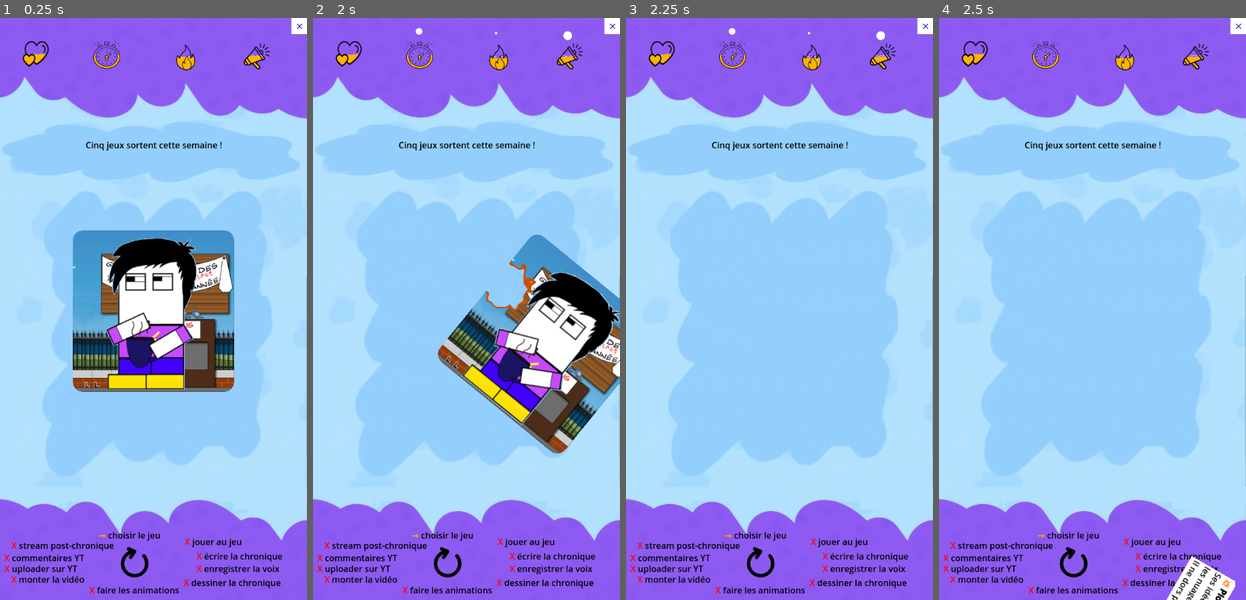
Above: before the commit, frames 1-4 (left to right).
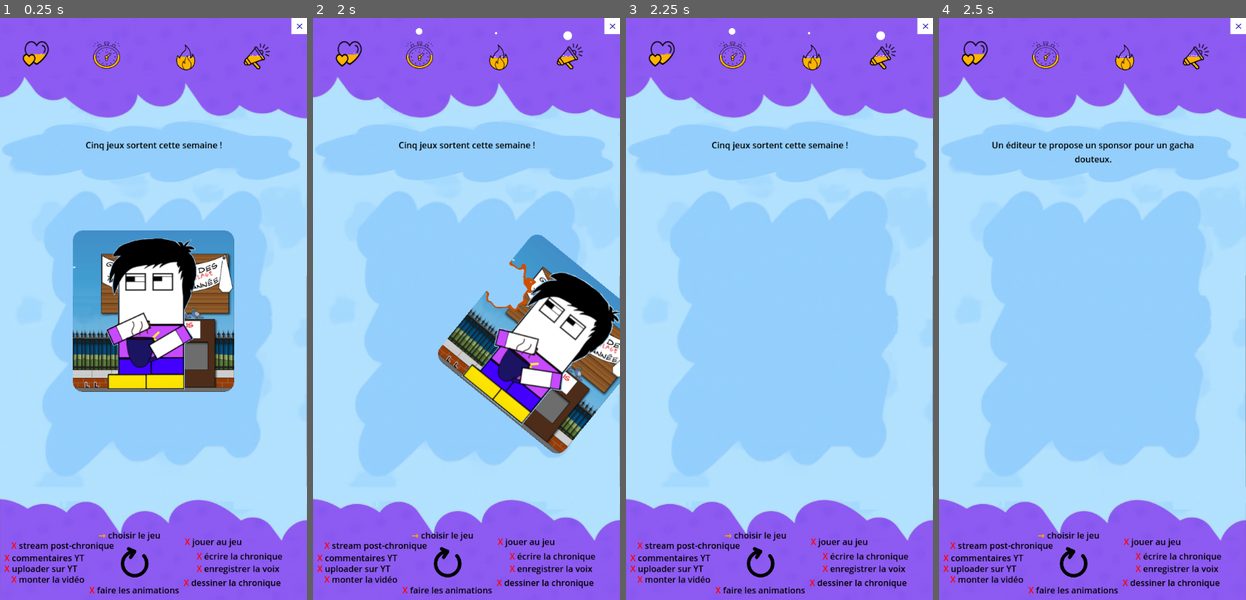
Above: after the commit, the same moments.

Repository: naparuba/plouf
Game: Godot game, scene res://Main.tscn
Two runs of this game, one before a commit and one after it. Both use one fixed random seed, a clock stepped at 60 frames per second and the inputs below.
Inputs (mouse positions are in pixels of both pictures, inside the frame that each line leads up to):
- Up to frame 1 (0.25 s): no input
- Up to frame 2 (2 s): tap Enter at 0.5 s; move the mouse to (534, 279) at 0.52 s; click (534, 279) at 0.67 s; tap Space at 1.25 s; drag from (405, 338) to (451, 425) at 1.27 s
- Up to frame 3 (2.25 s): move the mouse to (810, 180) at 2.02 s; click (810, 180) at 2.17 s
- Up to frame 4 (2.5 s): no input

Frames 1-3 are identical in both runs. In frame 4, 1.6% of the frame differs, in the area x 17-97%, y 21-100%.

Commit message:
Enh: images de fin et l'élément dont on ne doit pas parler.

Diff:
--- a/CardDeck.tscn
+++ b/CardDeck.tscn
@@ -38,6 +38,15 @@
 offset_right = 40.0
 offset_bottom = 23.0
 
+[node name="EndingMessage" type="RichTextLabel" parent="CurrentCard"]
+offset_left = -140.0
+offset_top = 204.0
+offset_right = 144.0
+offset_bottom = 352.0
+bbcode_enabled = true
+text = " "
+fit_content = true
+
 [node name="GlobalMessage" type="RichTextLabel" parent="CurrentCard"]
 offset_left = -140.0
 offset_top = -52.0
--- a/card_deck.gd
+++ b/card_deck.gd
@@ -234,10 +234,14 @@
 
 
 # Main call from Main.gd
-func set_card_data(character_texture: Texture2D, background_texture:Texture2D, choice_a_txt: String, choice_b_txt: String, global_message: String):
+func set_card_data(character_texture: Texture2D, background_texture:Texture2D, choice_a_txt: String, choice_b_txt: String, global_message: String, is_ending_message: bool):
 	var sprite_current := current_card.get_node("Sprite2D")
 
-	$CurrentCard/GlobalMessage.text = global_message
+	if not is_ending_message:
+		$CurrentCard/GlobalMessage.text = global_message
+	else:
+		$CurrentCard/GlobalMessage.text = ""
+		$CurrentCard/EndingMessage.text = global_message
 
 	print('CARD_DECK:: set_card_images:: '+ choice_a_txt)
 
--- a/main.gd
+++ b/main.gd
@@ -169,7 +169,7 @@
 	if current_phase_index >= phases.size():
 		label_question.text = "🎉 Fin de la semaine de Monsieur Plouf !"
 		self.g_game_over = true
-		_switch_to_message_card("🎉 Fin de la semaine de Monsieur Plouf !\nFéliciation pour avoir passé une semaine dans la peau de Monsieur Plouf!\nVous pouvez relancer une partie pour voir de nouvelles cartes.")
+		_switch_to_gameover_card("🎉 Fin de la semaine de Monsieur Plouf !\nFéliciation pour avoir passé une semaine dans la peau de Monsieur Plouf!\nVous pouvez relancer une partie pour voir de nouvelles cartes.", "Au revoir les gents!", "ENDING")
 		return
 
 	# Get a message for the end of our phase
@@ -239,7 +239,7 @@
 		if stats[stat] < 0:
 			print("⚠ Stat", stat, "est hors limites :", stats[stat])
 			return {'state':'too_low', 'stat':stat}
-		if stats[stat] > MAX_STAT or true:
+		if stats[stat] > MAX_STAT:
 			print("⚠ Stat", stat, "est hors limites :", stats[stat])
 			return {'state':'too_high', 'stat':stat}
 	return {'state':'ok', 'stat':''}
@@ -276,7 +276,7 @@
 					_err = "💥 [b]Le grand silence[/b]!\nMême l'algorithme de Youtube l'a oublié."
 					img_path = 'VISIBILITY_TOO_LOW'
 				else:
-					_err = "💥 [b]Influenceur[/b]!\nMacDo, Nike et même [i]UbiSoft[/i]: tout le monde veut sponsoriser Plouf!."
+					_err = "💥 [b]Influenceur[/b]!\nMacDo, Ubisoft et même [i]Konami[/i]: tout le monde veut sponsoriser Plouf!."
 					img_path = 'VISIBILITY_TOO_HIGH'
 			CRITERIA_RYTHM:
 				if error == 'too_low':
@@ -379,14 +379,14 @@
 	var img = load("res://images/FADED.png")
 	g_is_in_card_message = true
 	print('Display message card: ', message)
-	card_deck.set_card_data(null, img, "OK", "OK", message)
+	card_deck.set_card_data(null, img, "OK", "OK", message, false)
 
 
 func _switch_to_gameover_card(message:String, swipe_message:String, img_path : String):
 	var img = load("res://images/"+img_path+".png")
 	g_is_in_card_message = true
 	print('Display message card: ', message)
-	card_deck.set_card_data(null, img, swipe_message, swipe_message, message)
+	card_deck.set_card_data(null, img, swipe_message, swipe_message, message, true)
 
 func _get_current_card_textures() -> Dictionary:
 	var character_path = current_problem.get("character_img_id", "PLOUF")+'.png'  # fallback
@@ -425,7 +425,7 @@
 	var choice_a_txt = current_problem["choice_a"]
 	var choice_b_txt = current_problem["choice_b"]
 
-	card_deck.set_card_data(character_texture,background_texture, choice_a_txt, choice_b_txt, "")
+	card_deck.set_card_data(character_texture,background_texture, choice_a_txt, choice_b_txt, "", false)
 
 func on_card_preview(direction: String) -> void:
 	if g_is_in_card_message:  # if we are just showing a message card, preview means nothing
Binary file added: images/ENDING.png
Not shown, added: images/ENDING.png.import
Binary file changed: images/FAMILLY_LIFE_TOO_HIGH.png
Not shown, added: images/FAMILLY_LIFE_TOO_HIGH.png.import
Binary file changed: images/FAMILLY_LIFE_TOO_LOW.png
Not shown, added: images/FAMILLY_LIFE_TOO_LOW.png.import
Binary file changed: images/FLOW_TOO_HIGH.png
Not shown, added: images/FLOW_TOO_HIGH.png.import
Binary file changed: images/FLOW_TOO_LOW.png
Not shown, added: images/FLOW_TOO_LOW.png.import
Binary file changed: images/RYTHM_TOO_HIGH.png
Not shown, added: images/RYTHM_TOO_HIGH.png.import
(and 7 more such lines)
